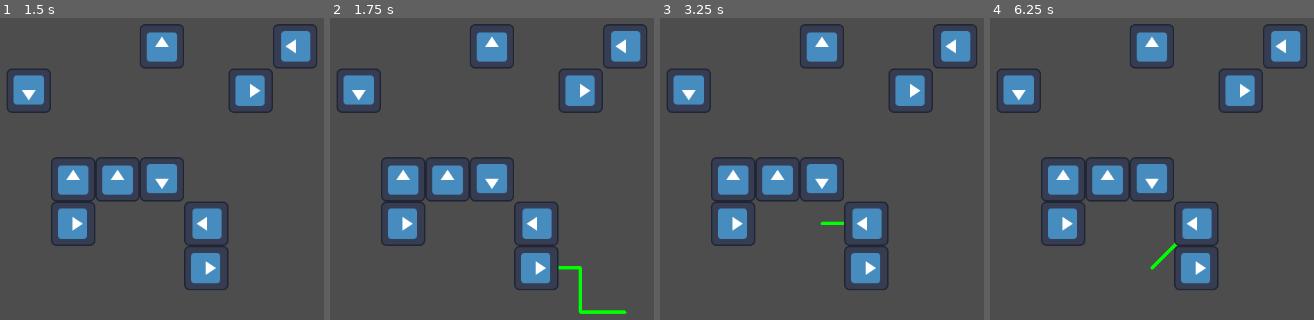
Above: before the commit, frames 1-4 (left to right).
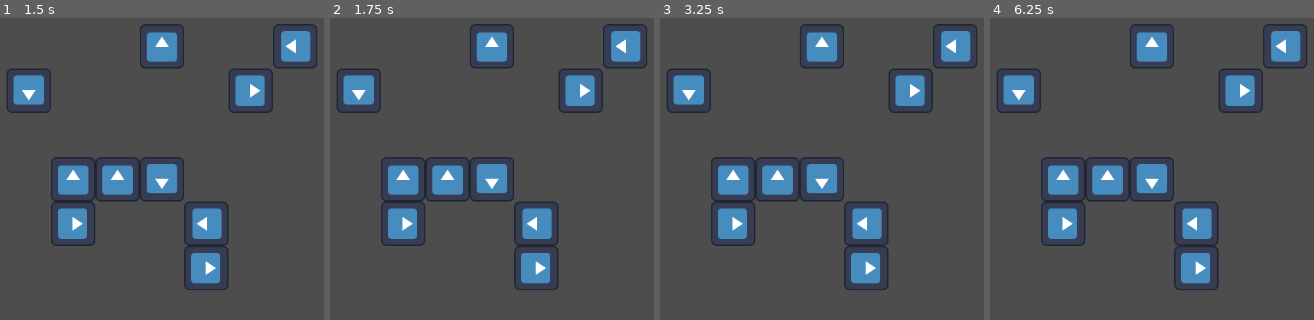
Above: after the commit, the same moments.

Repository: sbxte/gimapp25-hands-on
Game: Godot game, scene res://scenes/Main.tscn
Same seed, same stepped clock (60 frames per second), same inputs: the game is played once before the commit and once after it. The engine's default icon, where the game draws it, is replaced by a stand-in: a white triangle on a blue panel in a dark square.
Inputs (mouse positions are in pixels of both pictures, inside the frame that each line leads up to):
- Up to frame 1 (1.5 s): tap Enter at 0.5 s; move the mouse to (outside the picture) at 0.52 s; click (outside the picture) at 0.67 s; tap Space at 1.25 s; drag from (178, 247) to (298, 316) at 1.27 s
- Up to frame 2 (1.75 s): no input
- Up to frame 3 (3.25 s): move the mouse to (outside the picture) at 2.02 s; click (outside the picture) at 2.17 s; tap Enter at 2.75 s; drag from (958, 316) to (760, 159) at 2.77 s
- Up to frame 4 (6.25 s): tap Space at 3.5, 5 s; move the mouse to (outside the picture) at 3.52 s; click (outside the picture) at 3.67 s; tap Enter at 4.25 s; drag from (1090, 159) to (1210, 114) at 4.27 s; move the mouse to (outside the picture) at 5.02 s; click (outside the picture) at 5.17 s; drag from (1210, 114) to (1168, 247) at 5.77 s

Frame 1 is identical in both runs. In frame 2, 0.5% of the frame differs, in the area x 70-92%, y 82-99%; in frame 3, 0.1%; in frame 4, 0.1%.

Commit message:
refactor!: rework drag mechanic without intersect_point

Diff:
--- a/project.godot
+++ b/project.godot
@@ -14,3 +14,15 @@
 run/main_scene="uid://dmovihstuyenq"
 config/features=PackedStringArray("4.5", "Forward Plus")
 config/icon="res://icon.svg"
+
+[autoload]
+
+Events="*res://scripts/events.gd"
+
+[debug]
+
+gdscript/warnings/unused_signal=0
+
+[global_group]
+
+Main=""
--- a/scenes/Cat.tscn
+++ b/scenes/Cat.tscn
@@ -10,6 +10,7 @@
 script = ExtResource("1_2olvd")
 
 [node name="StaticBody2D" type="StaticBody2D" parent="."]
+input_pickable = true
 
 [node name="CollisionShape2D" type="CollisionShape2D" parent="StaticBody2D"]
 shape = SubResource("RectangleShape2D_jsqnl")
@@ -17,3 +18,5 @@
 [node name="Sprite2D" type="Sprite2D" parent="."]
 scale = Vector2(0.5, 0.5)
 texture = ExtResource("1_7nueg")
+
+[connection signal="input_event" from="StaticBody2D" to="." method="_on_static_body_2d_input_event"]
--- /dev/null
+++ b/scenes/Events.tscn
@@ -0,0 +1,3 @@
+[gd_scene format=3 uid="uid://cj34kbu8lsd4y"]
+
+[node name="Events" type="Node"]
--- a/scenes/Main.tscn
+++ b/scenes/Main.tscn
@@ -3,6 +3,6 @@
 [ext_resource type="Script" uid="uid://co45egaoenab3" path="res://scripts/main.gd" id="1_rvslj"]
 [ext_resource type="PackedScene" uid="uid://c5vcybq0vjjbh" path="res://scenes/Cat.tscn" id="2_0bbpv"]
 
-[node name="Node2D" type="Node2D"]
+[node name="Node2D" type="Node2D" groups=["Main"]]
 script = ExtResource("1_rvslj")
 cat_scene = ExtResource("2_0bbpv")
--- a/scripts/cat.gd
+++ b/scripts/cat.gd
@@ -1,7 +1,5 @@
 class_name Cat
-extends Node
-
-
+extends Node2D
 
 @export var type: int = 1
 
@@ -19,3 +17,12 @@
 		sprite.rotation_degrees = 270
 	else:
 		sprite.rotation_degrees = 0
+
+func _on_static_body_2d_input_event(_viewport: Node, event: InputEvent, _shape_idx: int) -> void:
+	if event is InputEventMouseButton:
+		var mouse_event: InputEventMouseButton = event
+		if mouse_event.pressed and mouse_event.button_index == MOUSE_BUTTON_LEFT:
+			Events.emit_signal("cat_mouse_click", self.position, self)
+
+	elif event is InputEventMouse:
+		Events.emit_signal("cat_mouse_enter", self.position, self)
--- /dev/null
+++ b/scripts/events.gd
@@ -0,0 +1,4 @@
+extends Node
+
+signal cat_mouse_click(pos: Vector2, cat: Cat)
+signal cat_mouse_enter(pos: Vector2, cat: Cat)
--- a/scripts/main.gd
+++ b/scripts/main.gd
@@ -1,15 +1,18 @@
+class_name Main
 extends Node2D
 
-var mousePos: Vector2
 @export var snap_vec: Vector2 = Vector2(64, 64)
-var select_and_drag: bool = false
 
-var path_changed: bool = false
-var path: Array = []
+var dragging: bool = false
+var path: Array[Vector2] = []
+var first_cat: Cat
 
 @export var cat_scene: PackedScene
 
 func _ready() -> void:
+	Events.connect("cat_mouse_click", cat_mouse_click)
+	Events.connect("cat_mouse_enter", cat_mouse_enter)
+
 	# Spawn cats randomly
 	for i in range(10):
 		var instance: Cat = cat_scene.instantiate()
@@ -17,58 +20,24 @@
 		instance.type = randi_range(1, 4)
 		add_child(instance)
 
+
 func _process(_delta: float) -> void:
-	if path_changed:
-		queue_redraw()
-		path_changed = false
-
-func _physics_process(_delta: float) -> void:
-	var snap_to = get_global_mouse_position().snapped(snap_vec)
-
-	# When beginning to press and mouse is hovering above a cat,
-	# clear the existing path and append the first point in the line path
-	#
 	# When the mouse is released, clear the line path
 	# and cancel further processing (return)
-	if Input.is_mouse_button_pressed(MOUSE_BUTTON_LEFT):
-		if not select_and_drag and intersects(snap_to) != -1:
-			select_and_drag = true
-			path_changed = true
-			path.push_back(snap_to)
-	else:
-		select_and_drag = false
-		path_changed = true
+	if dragging and not Input.is_mouse_button_pressed(MOUSE_BUTTON_LEFT):
+		dragging = false
+		queue_redraw()
 		path.clear()
 		return
 
-	if not select_and_drag:
+	if not dragging:
 		return
 
+	var snap_to = get_global_mouse_position().snapped(snap_vec)
+	if path[path.size() - 1] != snap_to:
+		queue_redraw()
+		path.push_back(snap_to)
 
-	# If no intersection is found and the mouse has moved to a different cell,
-	# append the new cell to the path
-	#
-	# If an intersection is found and mouse is over a cat,
-	# check if the cat has matching type with the cat we started with
-	# If it matches, delete both cats
-	var intersects_end = intersects(snap_to)
-	if intersects_end == -1:
-		if path[path.size() - 1] != snap_to:
-			path_changed = true
-			path.push_back(snap_to)
-			return
-	var instance_end = instance_from_id(intersects_end)
-	var instance_start = instance_from_id(intersects(path[0]))
-	if instance_end != null and instance_start != null \
-		and instance_end != instance_start \
-		and (instance_end as Node).get_parent() is Cat \
-		and (instance_start as Node).get_parent() is Cat \
-		and  (instance_end.get_parent() as Cat).type == (instance_start.get_parent() as Cat).type:
-			if path[path.size() - 1] != snap_to:
-				path_changed = true
-				path.push_back(snap_to)
-			(instance_end as Node).get_parent().queue_free()
-			(instance_start as Node).get_parent().queue_free()
 
 func _draw() -> void:
 	# The path array consists of points in the path
@@ -79,18 +48,28 @@
 		draw_circle(path[cell_i], 2, Color.GREEN)
 		draw_line(path[cell_i - 1], path[cell_i], Color.GREEN, 5.0)
 
+func cat_mouse_click(pos: Vector2, cat: Cat) -> void:
+	# When beginning to press and mouse is hovering above a cat,
+	# clear the existing path and append the first point in the line path
+	#
+	if not dragging:
+		dragging = true
+		first_cat = cat
+		path.clear()
+		path.push_back(pos)
 
-# Helper function to determine whether a point is touching anything in the physical world
-# Returns -1 when not intersecting anything,
-# otherwise it returns the collider's instance ID
-#
-# NOTE: Currently the cats are represented using Area2D and Collision2D
-# TODO: Is using UI (Control) elements a better approach instead? Debugger seems to not like the current appraoch
-func intersects(vec: Vector2) -> int:
-	var param = PhysicsPointQueryParameters2D.new()
-	param.position = vec
-	var intersection = get_world_2d().direct_space_state.intersect_point(param, 1)
-	if intersection.size() == 0:
-		return -1
-	else:
-		return intersection[0]["collider_id"]
+func cat_mouse_enter(_pos: Vector2, cat: Cat) -> void:
+	if not dragging:
+		return
+
+	if cat == first_cat or cat.type != first_cat.type:
+		return
+
+	# Delete cats
+	cat.queue_free()
+	first_cat.queue_free()
+	dragging = false
+
+	# FIX: Path does not visually connect to the paired cat
+	path.clear()
+	queue_redraw()
Not shown, added: scripts/events.gd.uid
